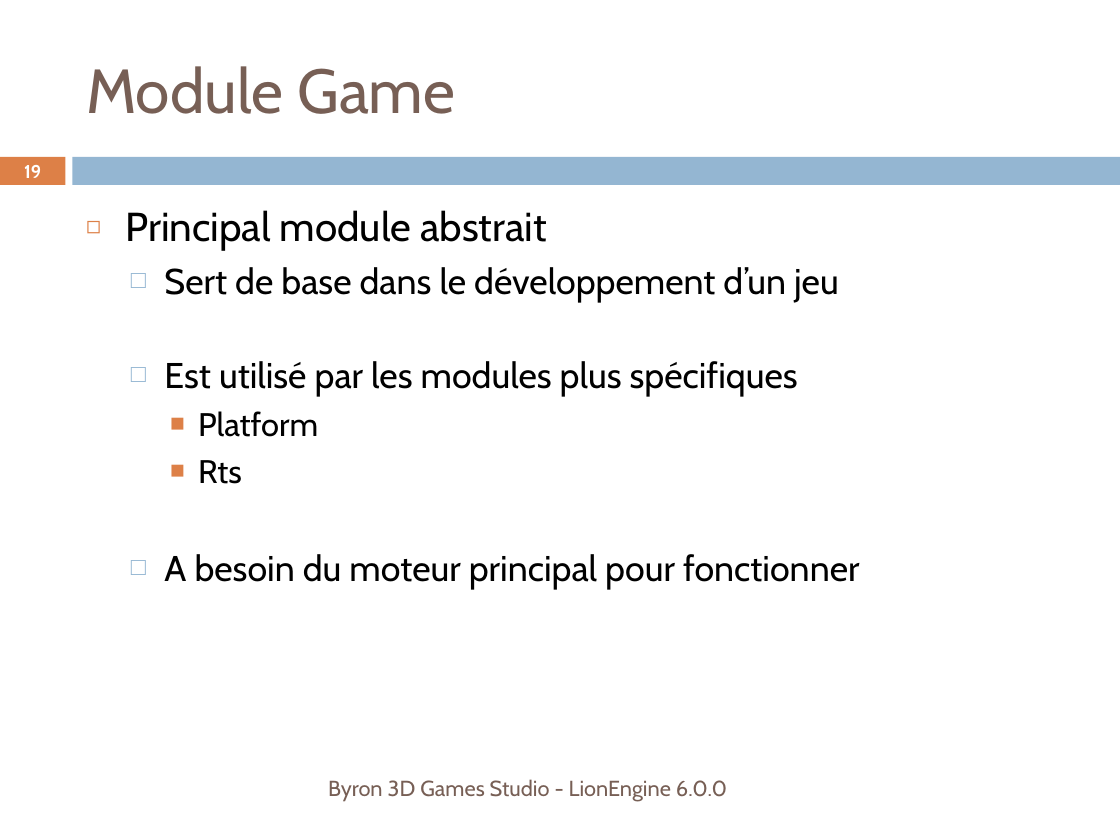
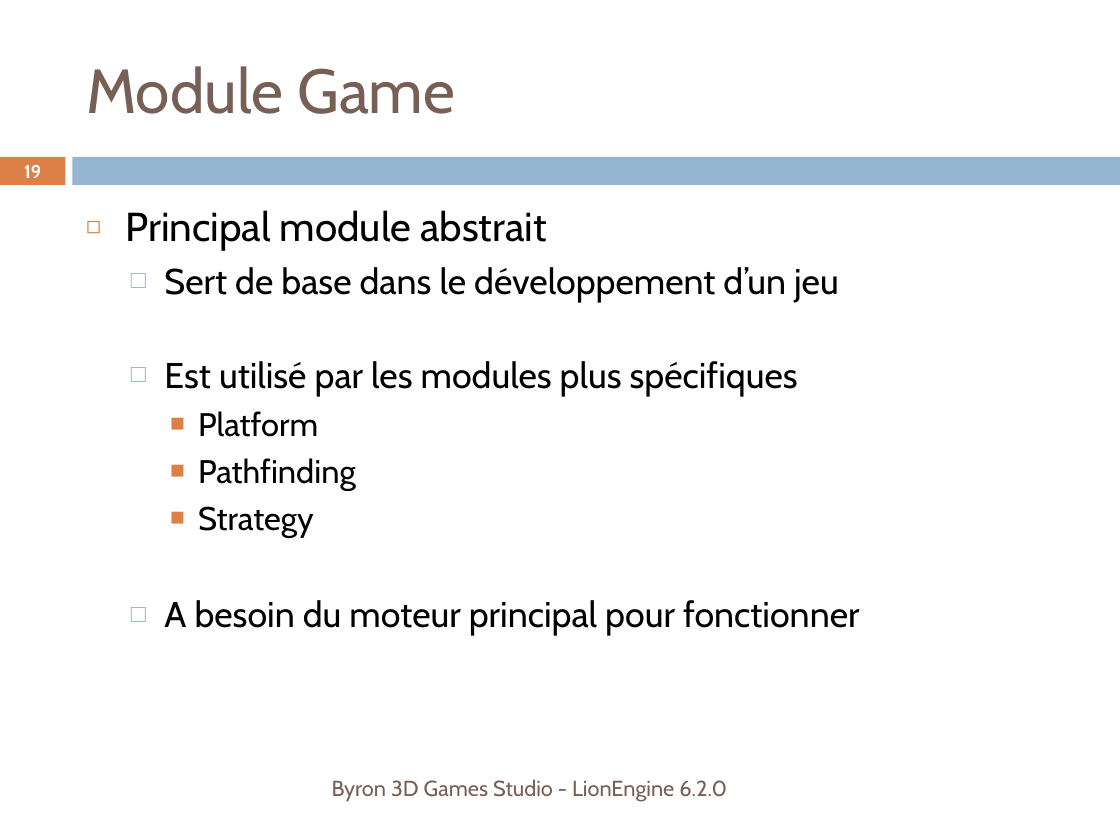
Before and after one commit to b3dgs/lionengine, a slide deck: slide 19 of doc/src/lionengine.pptx. Drawn at 1120x840 pixels with LibreOffice and Linux fonts; fonts in the diff are those of the drawing. Boxes give left, top, right and bottom in pixels: in the first picture for what was removed or moved away, otherwise in the second. Text is boxed around its words. In the diff, an @@ line names an element or a change of style, - is before the commit and + after.

```diff
--- a/doc/src/lionengine.pptx
+++ b/doc/src/lionengine.pptx
@@ text at <box>198,458,356,538</box>: text changed @@
-    ■ Rts
+    ■ Pathfinding
+    ■ Strategy
@@ text at <box>332,779,727,801</box>: text changed @@
-Byron 3D Games Studio - LionEngine 6.0.0
+Byron 3D Games Studio - LionEngine 6.2.0
```
Also in this commit, not shown: 48 other slides changed.
